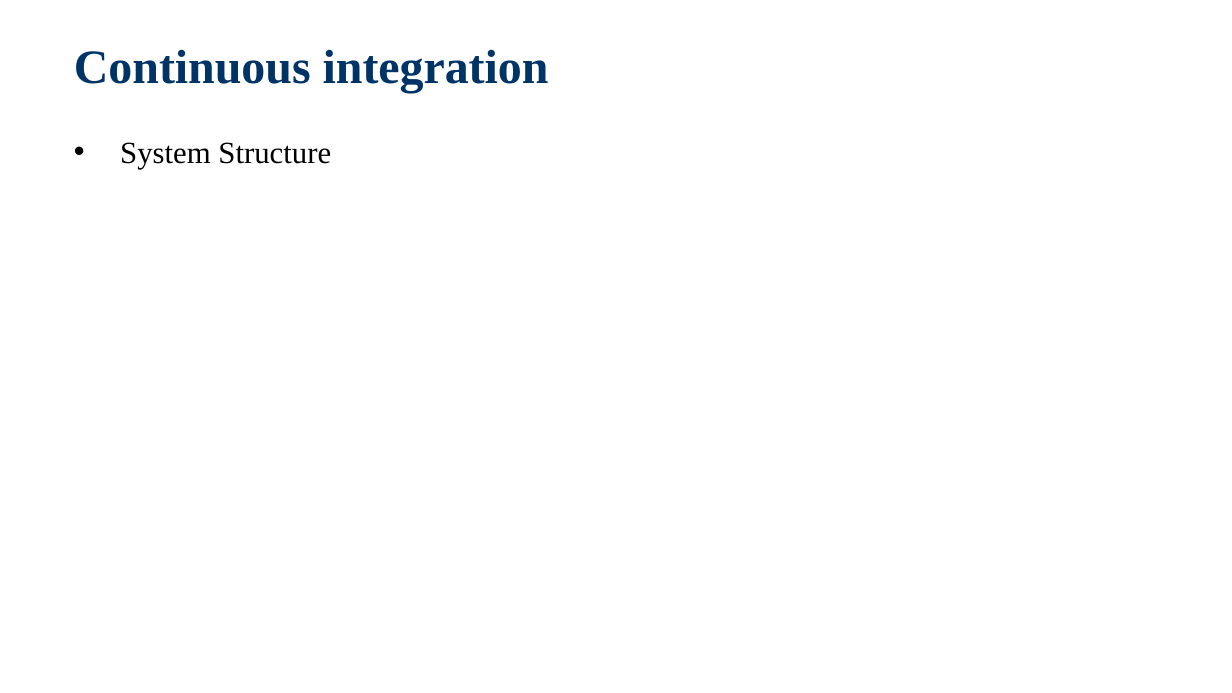
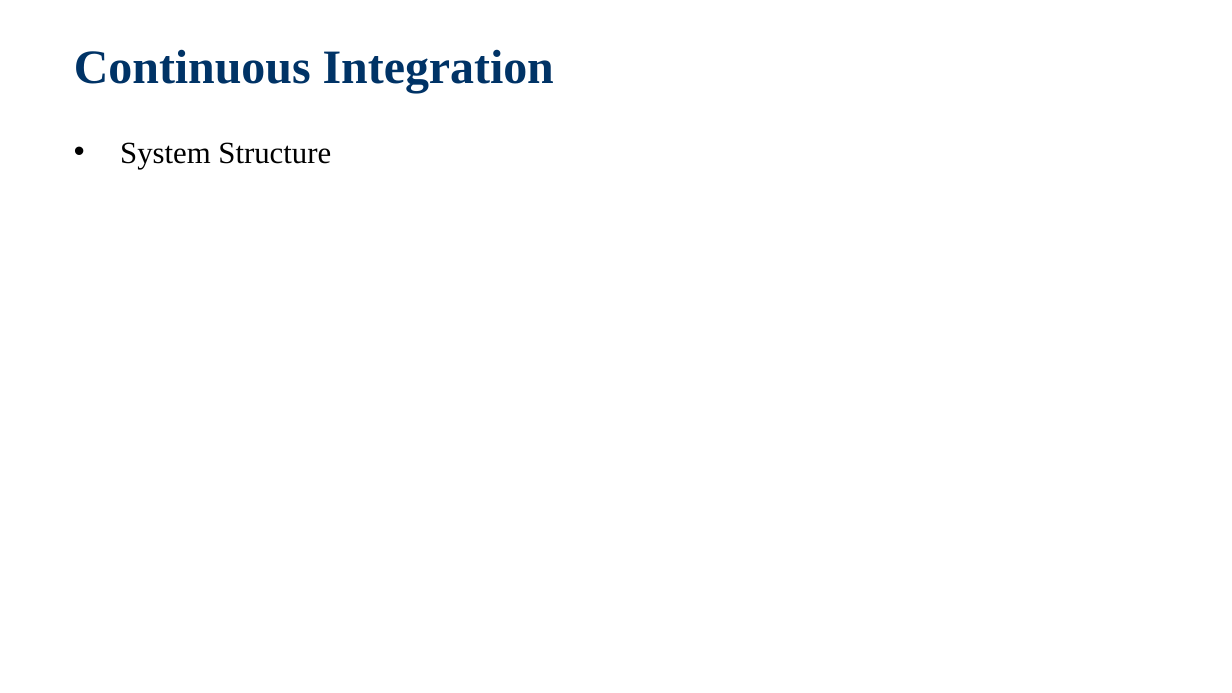
Before and after one commit to jackiejay888/automation, a slide deck: slide 20 of kpi/Test Automation_Demo.pptx (slide 19 before the commit). Drawn at 1232x693 pixels with LibreOffice and Linux fonts; fonts in the diff are those of the drawing; background and template pictures are left out. Boxes give left, top, right and bottom in pixels: in the first picture for what was removed or moved away, otherwise in the second. Text is boxed around its words. In the diff, an @@ line names an element or a change of style, - is before the commit and + after.

```diff
--- a/kpi/Test Automation_Demo.pptx
+++ b/kpi/Test Automation_Demo.pptx
@@ title at bbox=[74, 49, 554, 93]: text changed @@
-Continuous integration
+Continuous Integration
```
Also in this commit, not shown: 8 other slides changed, 1 slide added.
